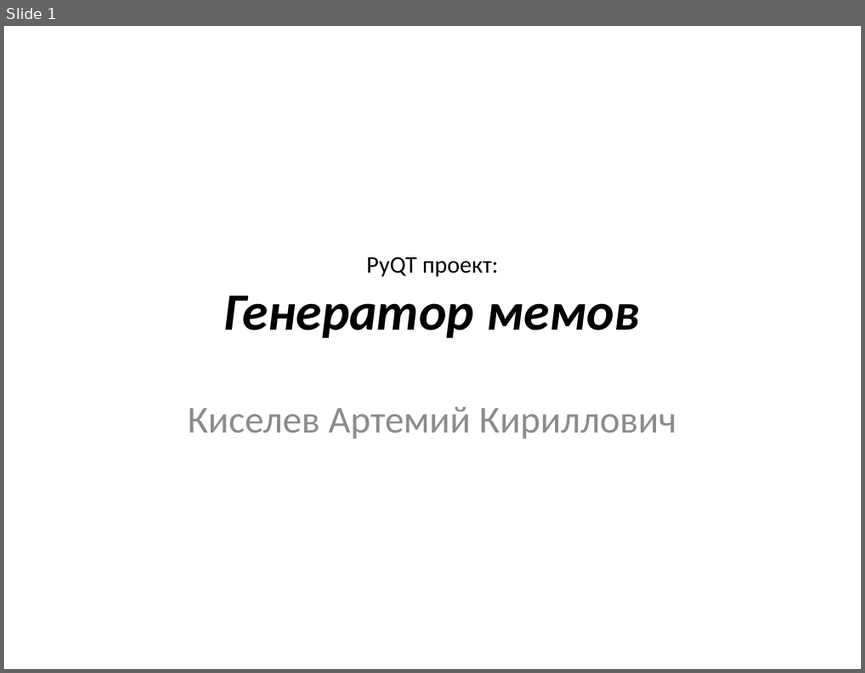
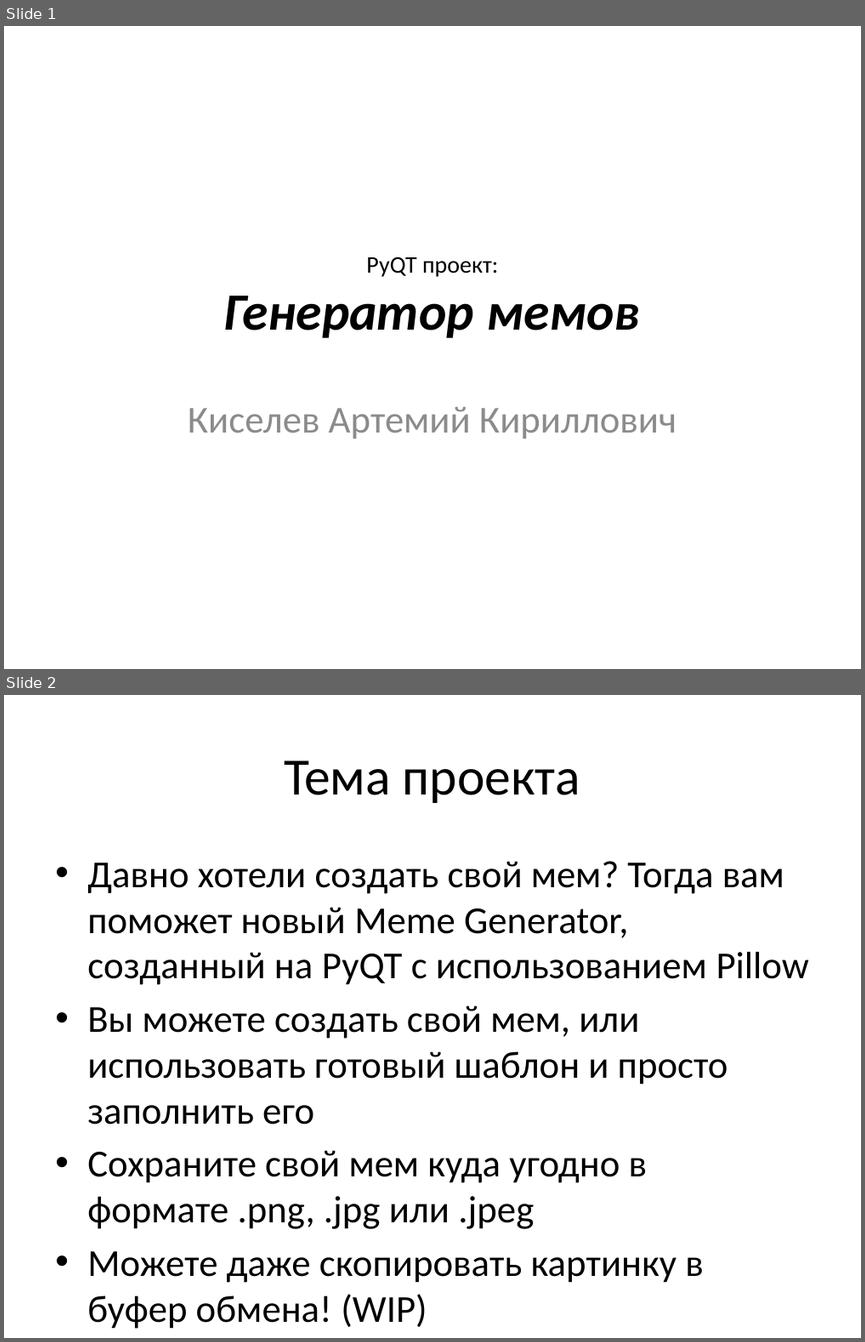
Before and after one commit to nelttjen/PyQT_project, a slide deck: PyQT_present.pptx. Shown one above the other, each under a label of ours: slide 1 before the commit, slides 1 and 2 after it. The pictures are 865x673 and 865x1342 pixels, drawn with LibreOffice and Linux fonts; fonts in the diff are those of the drawing. Boxes give left, top, right and bottom in pixels: in the first picture for what was removed or moved away, otherwise in the second. Text is boxed around its words. In the diff, an @@ line names an element or a change of style, - is before the commit and + after.

```diff
--- a/PyQT_present.pptx
+++ b/PyQT_present.pptx
@@ slide 2 added at (4, 695, 861, 1338), background #FFFFFF @@
@@ title added at (284, 760, 580, 803), 44 pt, text #000000 @@
+Тема проекта
@@ text added at (87, 861, 809, 1328), 32 pt, text #000000 @@
+• Давно хотели создать свой мем? Тогда вам поможет новый Meme Generator, созданный на PyQT с использованием Pillow
+• Вы можете создать свой мем, или использовать готовый шаблон и просто заполнить его
+• Сохраните свой мем куда угодно в формате .png, .jpg или .jpeg
+• Можете даже скопировать картинку в буфер обмена! (WIP)
```
Also in this commit, not shown: 4 other slides added, 45 other files.
